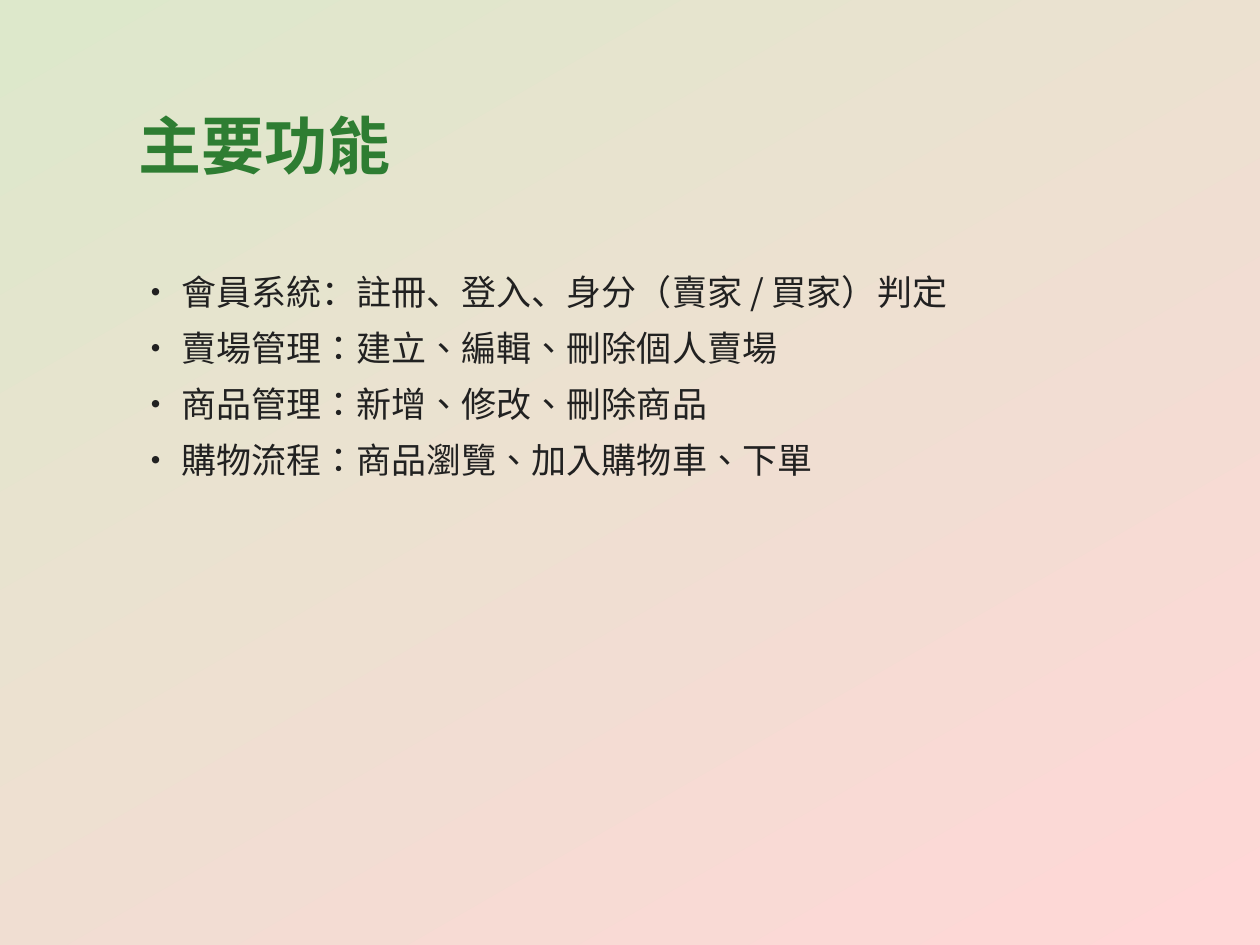
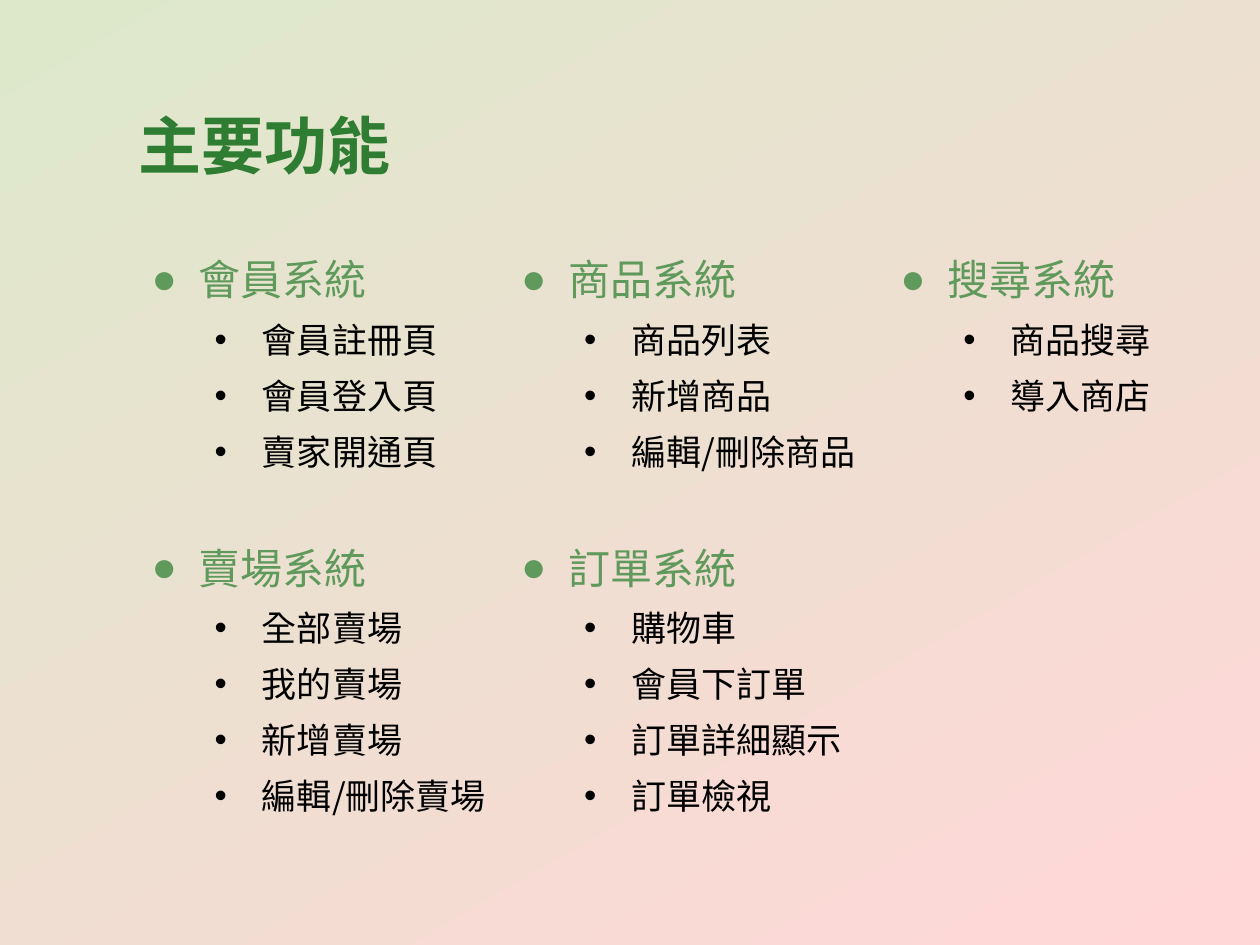
Before and after one commit to CYX1025/EasyBuyFarm, a slide deck: slide 9 of EasyBuyFarm_專案簡報.pptx (slide 8 before the commit). Drawn at 1260x945 pixels with LibreOffice and Linux fonts; fonts in the diff are those of the drawing. Boxes give left, top, right and bottom in pixels: in the first picture for what was removed or moved away, otherwise in the second. Text is boxed around its words. In the diff, an @@ line names an element or a change of style, - is before the commit and + after.

```diff
--- a/EasyBuyFarm_專案簡報.pptx
+++ b/EasyBuyFarm_專案簡報.pptx
@@ text added at [199,260,486,816], 20 pt, text #000000 @@
+● 會員系統
+  • 會員註冊頁
+  • 會員登入頁
+  • 賣家開通頁
+● 賣場系統
+  • 全部賣場
+  • 我的賣場
+  • 新增賣場
+  • 編輯/刪除賣場
@@ text added at [568,260,855,812], 20 pt, text #000000 @@
+● 商品系統
+  • 商品列表
+  • 新增商品
+  • 編輯/刪除商品
+● 訂單系統
+  • 購物車
+  • 會員下訂單
+  • 訂單詳細顯示
+  • 訂單檢視
@@ text added at [948,260,1151,412], 20 pt, text #000000 @@
+● 搜尋系統
+  • 商品搜尋
+  • 導入商店
@@ text removed at [181,275,947,476] @@
-• 會員系統：註冊、登入、身分（賣家 / 買家）判定
-• 賣場管理：建立、編輯、刪除個人賣場
-• 商品管理：新增、修改、刪除商品
-• 購物流程：商品瀏覽、加入購物車、下單
```
Also in this commit, not shown: 17 other slides changed, 6 slides added.
